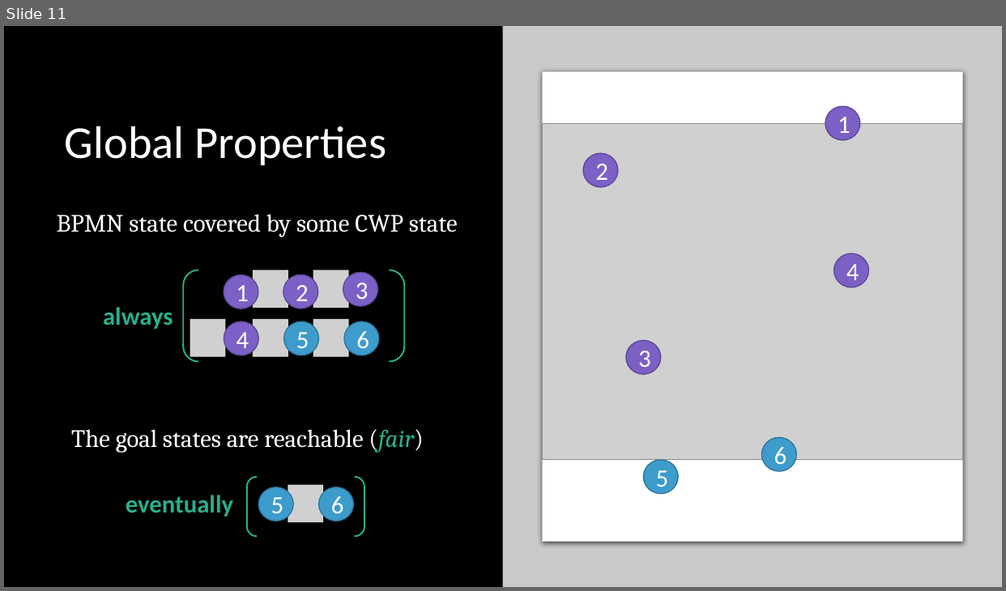
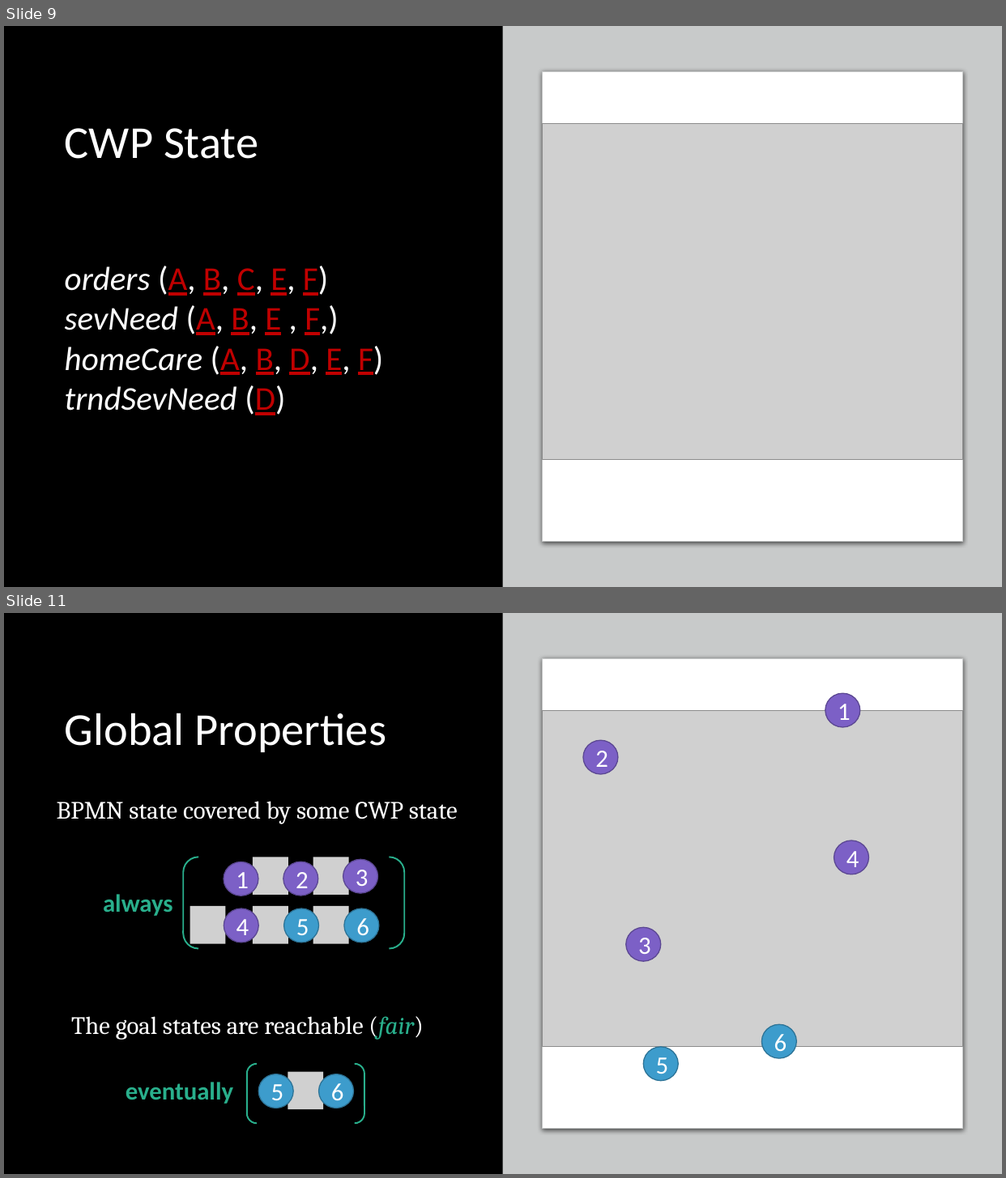
Before and after one commit to ericmercer/SPIN-bpmn-cwp-verification-paper, a slide deck: presentation/syscon-2022.pptx. Shown one above the other, each under a label of ours: slide 11 before the commit, slides 9 and 11 after it; the slides between them are not shown. The pictures are 1006x591 and 1006x1178 pixels, drawn with LibreOffice and Linux fonts; fonts in the diff are those of the drawing; grey boxes stand for pictures. Boxes give left, top, right and bottom in pixels: in the first picture for what was removed or moved away, otherwise in the second. Text is boxed around its words. In the diff, an @@ line names an element or a change of style, - is before the commit and + after.

```diff
--- a/presentation/syscon-2022.pptx
+++ b/presentation/syscon-2022.pptx
@@ slide 9 added at box(4, 26, 1002, 587), background #000000 @@
@@ rectangle added at box(503, 26, 1002, 587), fill #C8CACA @@
@@ rounded rectangle added at box(543, 71, 962, 542), fill #FFFFFF, outline #C8CACA 0.75 pt @@
@@ title added at box(65, 128, 258, 159), 44 pt, text #FFFFFF @@
+CWP State
@@ picture added at box(543, 123, 962, 460) @@
@@ text added at box(65, 266, 383, 416), 32 pt, text #FFFFFF @@
+orders (A, B, C, E, F)
+sevNeed (A, B, E , F,)
+homeCare (A, B, D, E, F)
+trndSevNeed (D)
```
Also in this commit, not shown: 5 slides changed, 5 other slides added, 1 slide removed.
